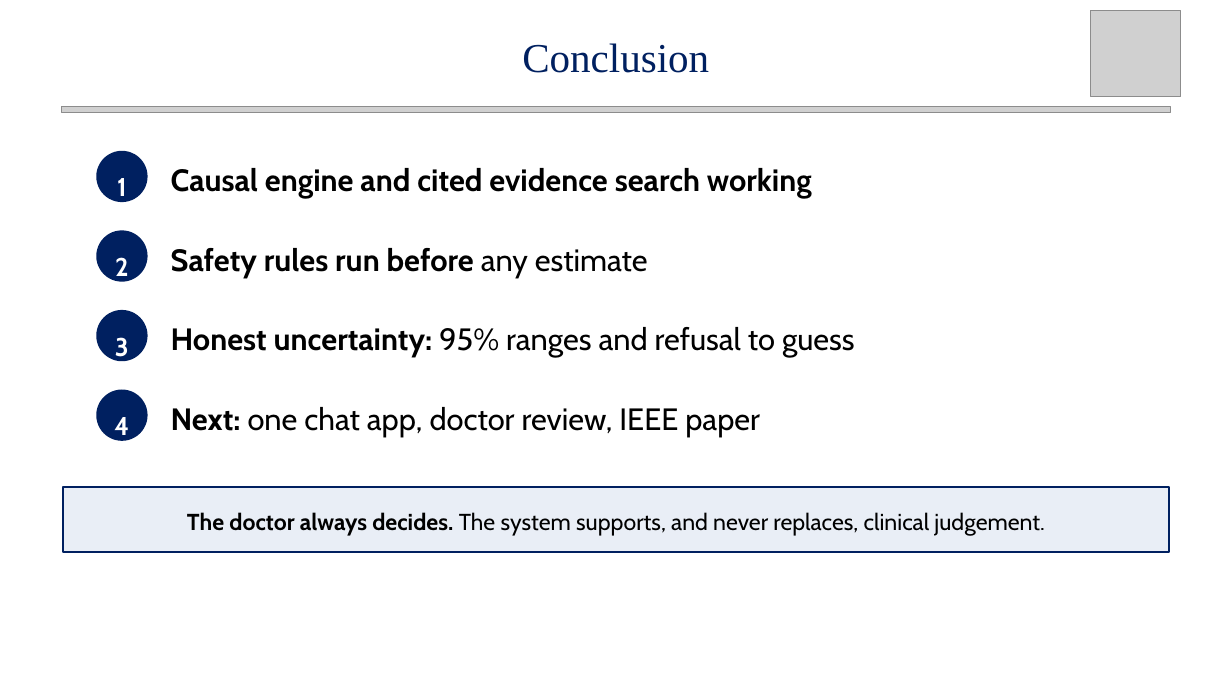
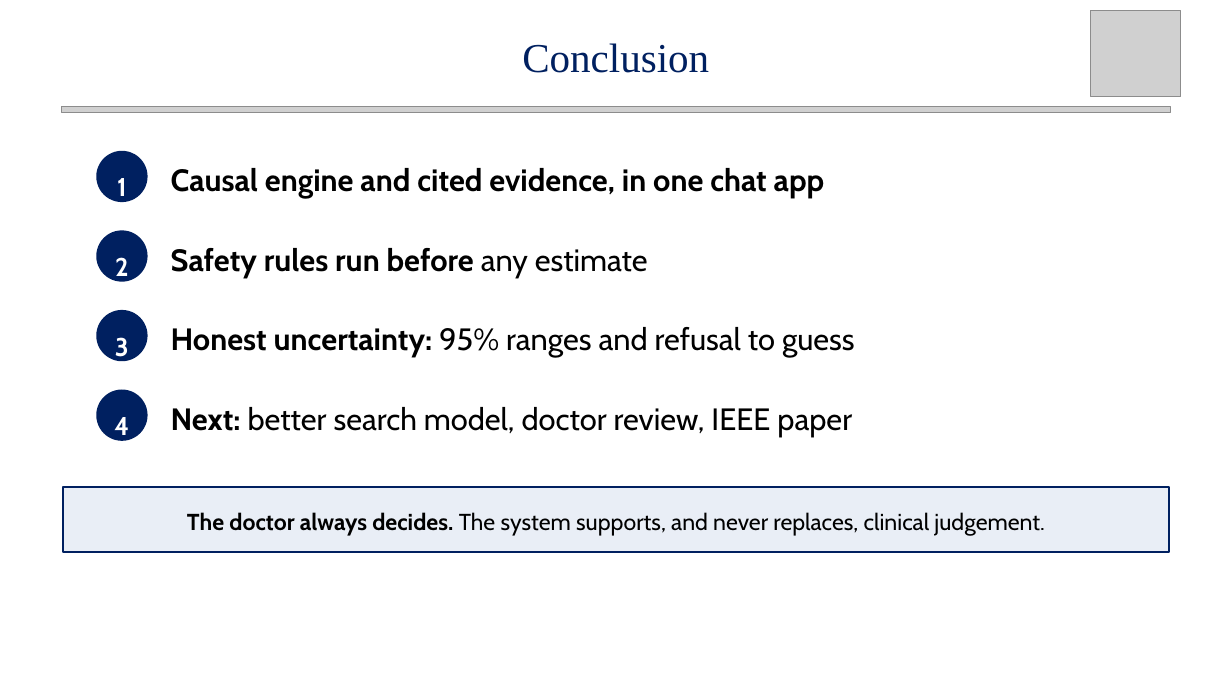
Before and after one commit to Rhian-Roy/DiaCausal-CDSS, a slide deck: slide 33 of docs/midsem/Intelligent_Diabetes_CDSS_MidSem_updated.pptx (slide 32 before the commit). Drawn at 1232x693 pixels with LibreOffice and Linux fonts; fonts in the diff are those of the drawing; grey boxes stand for pictures. Boxes give left, top, right and bottom in pixels: in the first picture for what was removed or moved away, otherwise in the second. Text is boxed around its words. In the diff, an @@ line names an element or a change of style, - is before the commit and + after.

```diff
--- a/docs/midsem/Intelligent_Diabetes_CDSS_MidSem_updated.pptx
+++ b/docs/midsem/Intelligent_Diabetes_CDSS_MidSem_updated.pptx
@@ text at (171,168,825,198): text changed @@
-Causal engine and cited evidence search working
+Causal engine and cited evidence, in one chat app
@@ text at (171,407,852,437): text changed @@
-Next: one chat app, doctor review, IEEE paper
+Next: better search model, doctor review, IEEE paper
```
Also in this commit, not shown: 9 other slides changed, 1 slide added, 21 other files.
